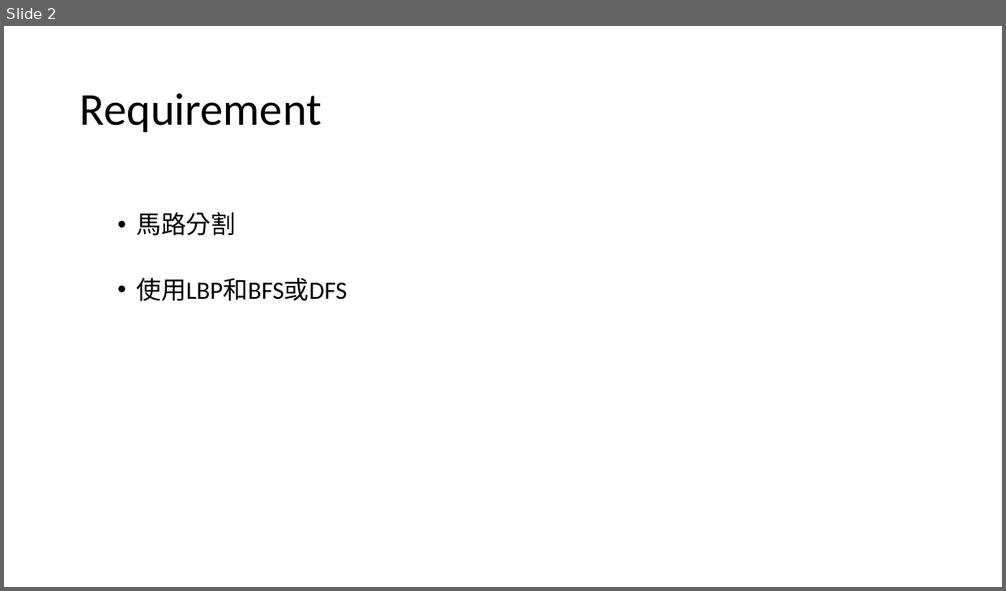
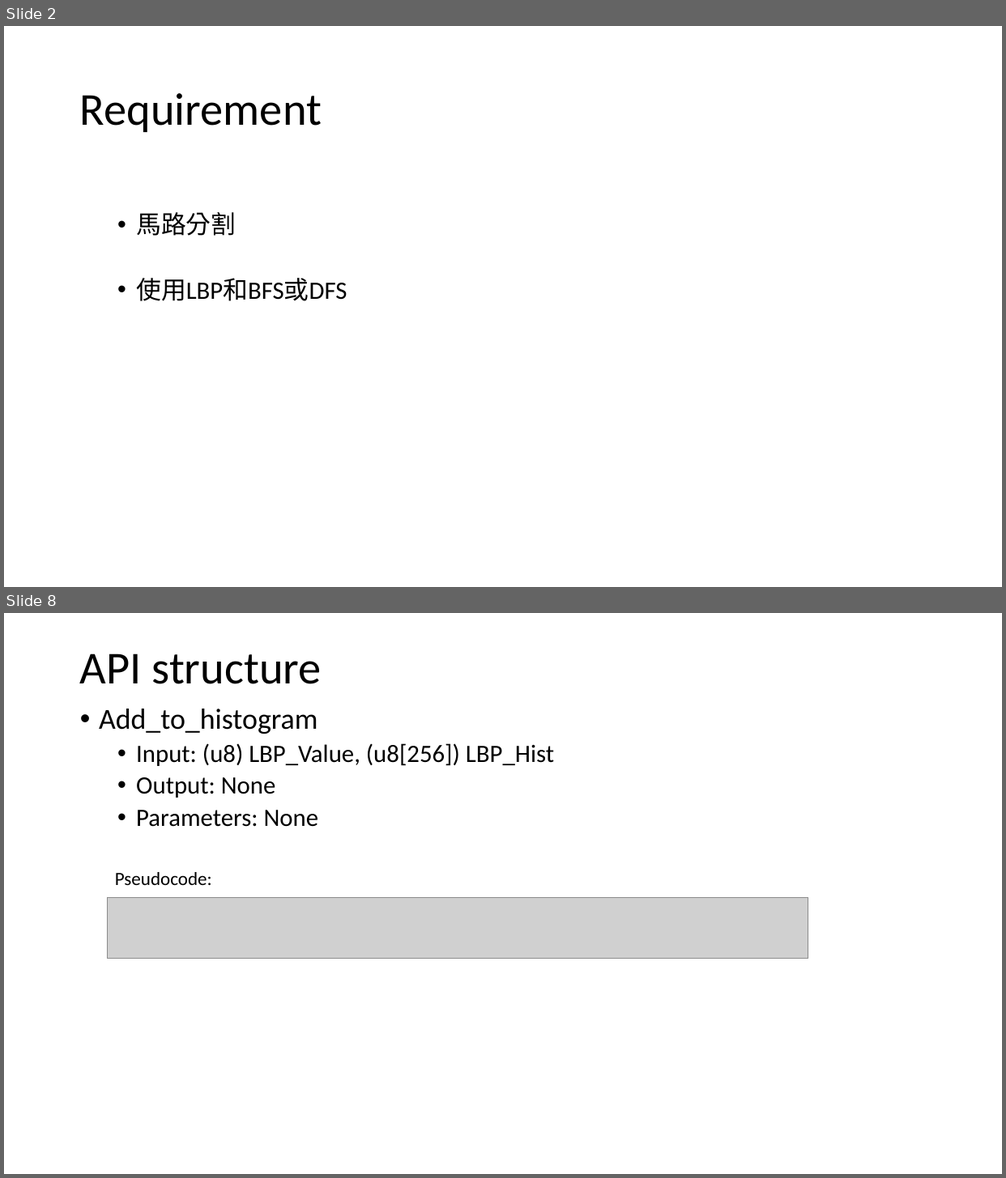
Before and after one commit to kennygnw/road_segmentation_hw, a slide deck: Image Segmentation of Concrete Roads.pptx. Shown one above the other, each under a label of ours: slide 2 before the commit, slides 2 and 8 after it; the slides between them are not shown. The pictures are 1006x591 and 1006x1178 pixels, drawn with LibreOffice and Linux fonts; fonts in the diff are those of the drawing; grey boxes stand for pictures. Boxes give left, top, right and bottom in pixels: in the first picture for what was removed or moved away, otherwise in the second. Text is boxed around its words. In the diff, an @@ line names an element or a change of style, - is before the commit and + after.

```diff
--- a/Image Segmentation of Concrete Roads.pptx
+++ b/Image Segmentation of Concrete Roads.pptx
@@ slide 8 added at [4,613,1002,1174], background #FFFFFF @@
@@ title added at [80,653,322,684], 44 pt, text #000000 @@
+API structure
@@ text added at [99,709,554,827], 24 pt, text #000000 @@
+• Add_to_histogram
+  • Input: (u8) LBP_Value, (u8[256]) LBP_Hist
+  • Output: None
+  • Parameters: None
@@ text added at [115,872,212,885], 18 pt, text #000000 @@
+Pseudocode:
@@ picture added at [108,897,808,959] @@
```
Also in this commit, not shown: 3 slides changed, 4 other slides added, 1 other file.
